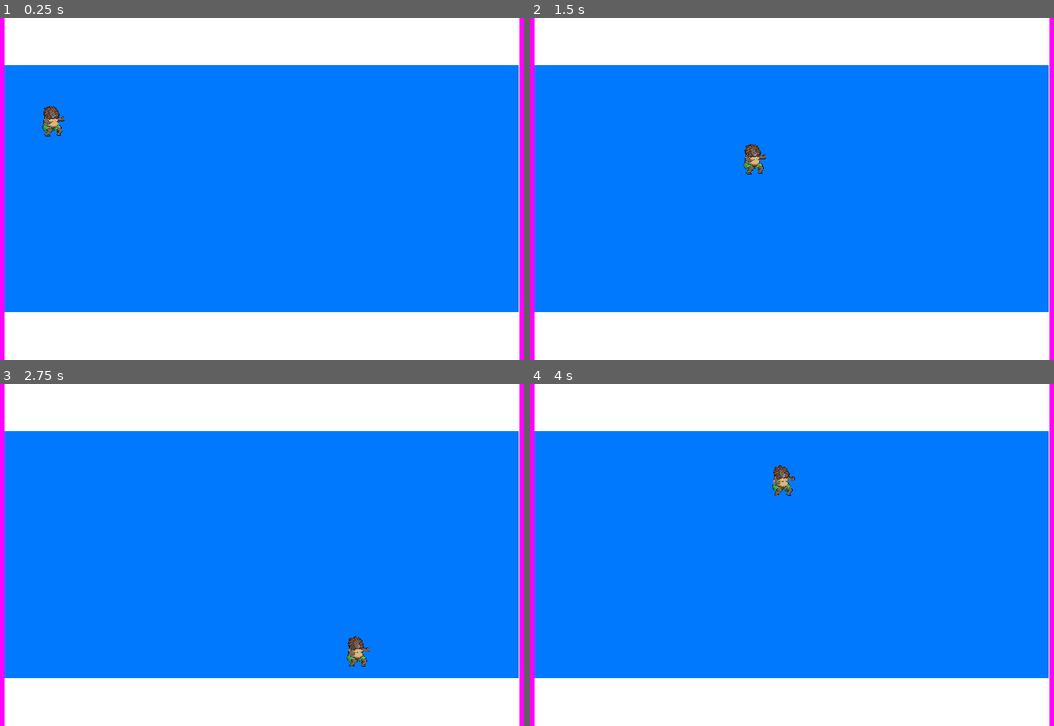
Above: before the commit, frames 1-4 (two rows, left to right).
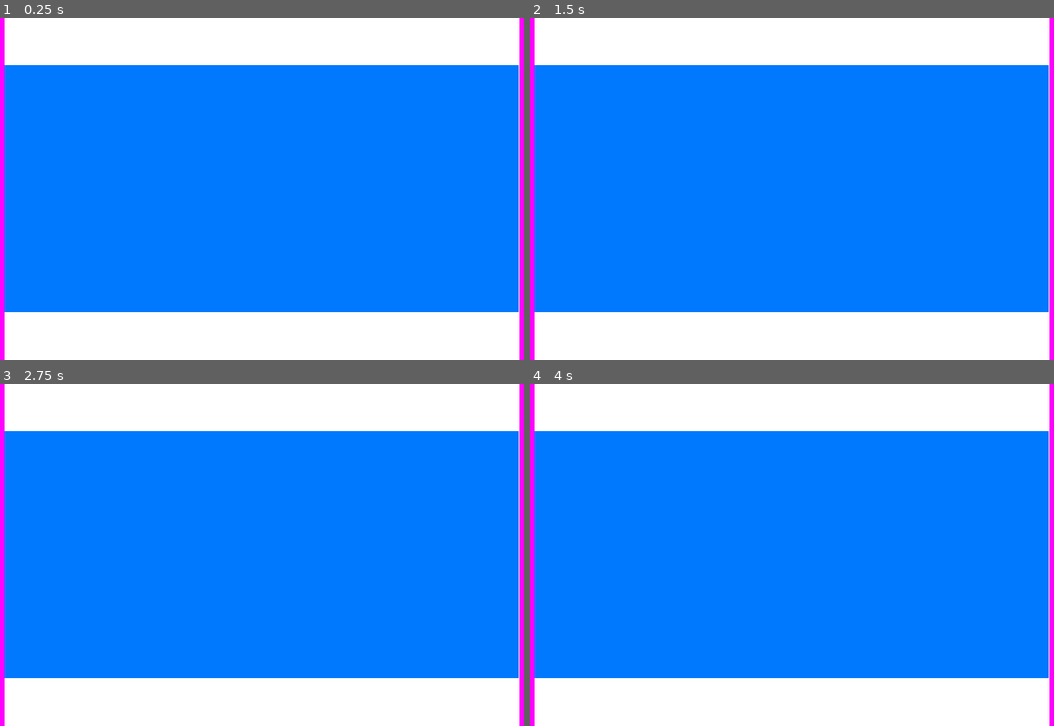
Above: after the commit, the same moments.

Repository: jaysc/bubel
Game: Godot game, scene res://scenes/main.tscn
The game is run twice, just before and just after one commit, with the same random seed, the same clock (stepped at 60 frames per second) and the same inputs.
Inputs:
- Up to frame 1 (0.25 s): no input
- Up to frame 2 (1.5 s): tap Enter at 0.5 s; hold Right (ui_right) 0.53-1.28 s; tap Space (ui_select) at 0.77 s; hold Down (ui_down) from 1.28 s (still down)
- Up to frame 3 (2.75 s): tap Space (ui_select) at 1.52 s; release Down (ui_down) at 2.03 s; hold Right (ui_right) from 2.03 s (still down)
- Up to frame 4 (4 s): release Right (ui_right) at 2.78 s; hold Up (ui_up) 2.78-3.53 s; tap Space (ui_select) at 3.02, 3.77 s; hold Left (ui_left) from 3.53 s (still down)

The runs differ from the first frame. In frame 1, 0.3% of the frame differs, in the area x 7-13%, y 25-35%; in frame 2, 0.3%; in frame 3, 0.2%; in frame 4, 0.2%.

Commit message:
added team group

Diff:
--- a/project.godot
+++ b/project.godot
@@ -26,6 +26,11 @@
 version_control/plugin_name="GitPlugin"
 version_control/autoload_on_startup=true
 
+[global_group]
+
+TEAM_1=""
+TEAM_2=""
+
 [rendering]
 
 textures/canvas_textures/default_texture_filter=0
--- a/scenes/main.tscn
+++ b/scenes/main.tscn
@@ -1,23 +1,20 @@
-[gd_scene load_steps=5 format=3 uid="uid://dhui6gl33rhk0"]
+[gd_scene load_steps=4 format=3 uid="uid://dhui6gl33rhk0"]
 
 [ext_resource type="PackedScene" uid="uid://dng7607uqdfv7" path="res://entities/background.tscn" id="1_t2iiw"]
 [ext_resource type="PackedScene" uid="uid://d128vikrqbbel" path="res://entities/goal.tscn" id="2_1u235"]
 [ext_resource type="PackedScene" uid="uid://davg4q616c223" path="res://entities/arena.tscn" id="2_2bg1g"]
-[ext_resource type="PackedScene" uid="uid://dygq4frdaj3gk" path="res://entities/player.tscn" id="3_s7uts"]
 
 [node name="Main" type="Node2D"]
 
 [node name="Background" parent="." instance=ExtResource("1_t2iiw")]
 
-[node name="player2Goal" parent="." instance=ExtResource("2_1u235")]
-position = Vector2(591, 0)
-
 [node name="player1Goal" parent="." instance=ExtResource("2_1u235")]
 position = Vector2(-590, 0)
 
+[node name="player2Goal" parent="." instance=ExtResource("2_1u235")]
+position = Vector2(591, 0)
+group = 1
+
 [node name="Arena" parent="." instance=ExtResource("2_2bg1g")]
 
-[node name="Player" parent="." instance=ExtResource("3_s7uts")]
-position = Vector2(-439, -151)
-
 [node name="Camera2D" type="Camera2D" parent="."]
--- /dev/null
+++ b/scripts/constants.gd
@@ -0,0 +1,6 @@
+class_name Constants
+# Matches group
+enum TeamEnum {
+	TEAM_1,
+	TEAM_2
+}
--- /dev/null
+++ b/scripts/goal.gd
@@ -0,0 +1,21 @@
+extends StaticBody2D
+
+@export var health := 100;
+@export var group: Constants.TeamEnum
+signal goal_finish
+
+# Called when the node enters the scene tree for the first time.
+func _ready() -> void:
+	add_to_group(str(group))
+	var guards = get_tree().get_nodes_in_group(str(group))
+	pass # Replace with function body.
+
+func take_damage(damage: float) -> void:
+	health -= damage
+
+	if health < 0:
+		goal_finish.emit();
+
+# Called every frame. 'delta' is the elapsed time since the previous frame.
+func _process(delta: float) -> void:
+	pass
